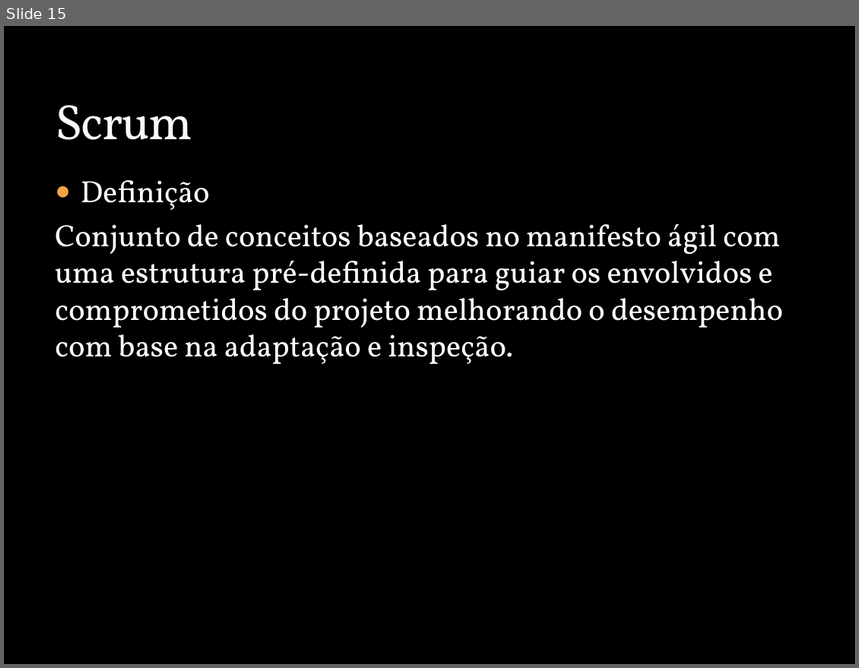
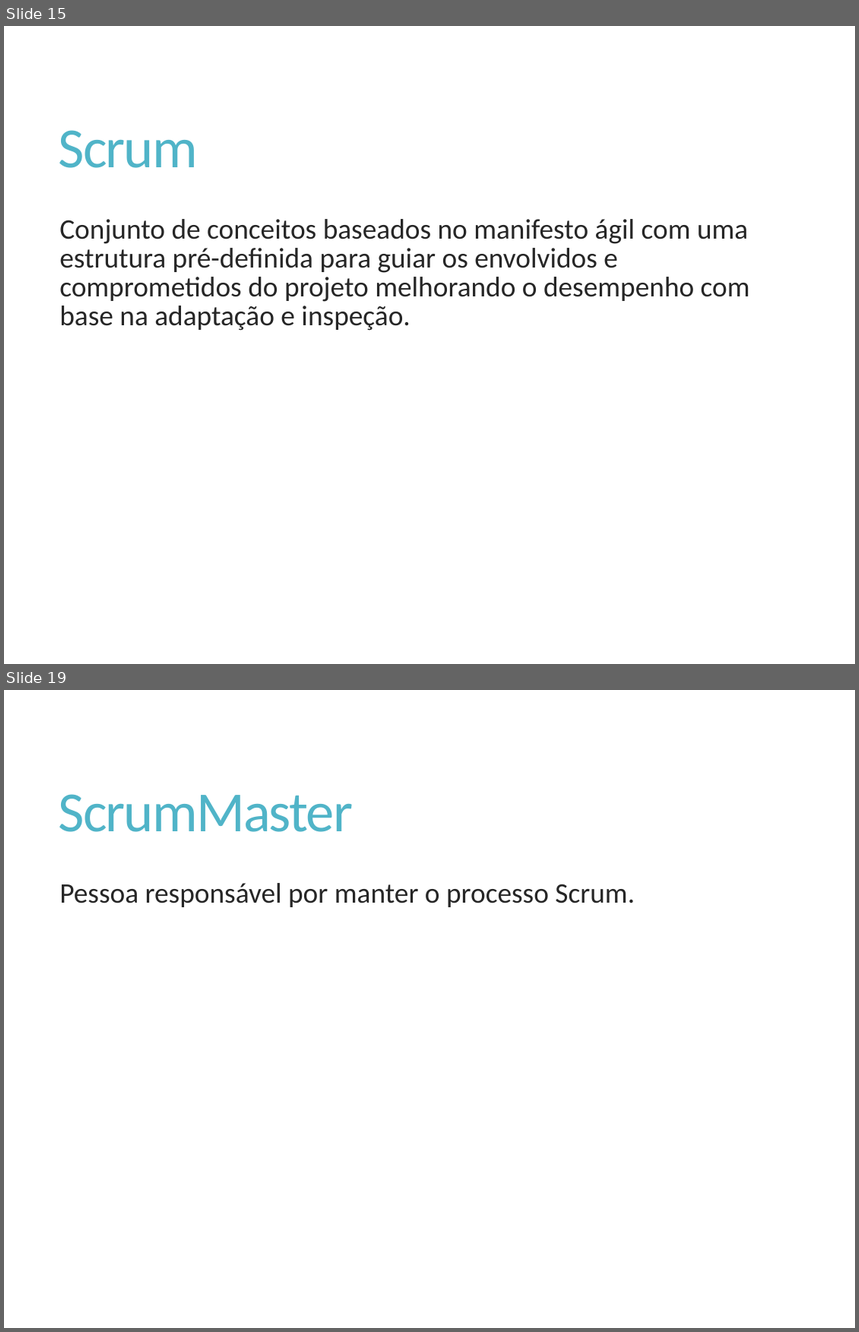
Before and after one commit to Elton-Garbin/TCC-2016, a slide deck: StartIdea/StartIdea.Docs/Apresentacao.pptx. Shown one above the other, each under a label of ours: slide 15 before the commit, slides 15 and 19 after it; the slides between them are not shown. The pictures are 859x668 and 859x1332 pixels, drawn with LibreOffice and Linux fonts; fonts in the diff are those of the drawing; background and template pictures are left out. Boxes give left, top, right and bottom in pixels: in the first picture for what was removed or moved away, otherwise in the second. Text is boxed around its words. In the diff, an @@ line names an element or a change of style, - is before the commit and + after.

Commit message:
Novo layout ppt

```diff
--- a/StartIdea/StartIdea.Docs/Apresentacao.pptx
+++ b/StartIdea/StartIdea.Docs/Apresentacao.pptx
@@ slide 19 added at (4, 690, 855, 1328), background #FFFFFF @@
@@ title added at (59, 794, 354, 832), 48 pt, text #50B4C8 @@
+ScrumMaster
@@ text added at (59, 883, 635, 907), 24 pt, text #262626 @@
+Pessoa responsável por manter o processo Scrum.
@@ slide 15 changed as well @@
@@ background picture (left out) to #FFFFFF @@
@@ title "Scrum": place and size @@
-title "Scrum" at (55, 105, 192, 140)
+title "Scrum" at (59, 130, 198, 168)
@@ title "Scrum" at (59, 130, 198, 168): size 42 to 48 pt, font Vollkorn to Calibri, text colour #F9F9F9 to #50B4C8, letter spacing -1 to -1.2 pt, letter outline #3C4422 0.25 pt to none; line spacing 1 to 0.9; vertical alignment bottom to middle @@
@@ text at (81, 180, 210, 210): paragraph removed @@
-● Definição
@@ text "Conjunto de conceitos baseados no ...": place and size @@
-text "Conjunto de conceitos baseados no ..." at (55, 180, 783, 364)
+text "Conjunto de conceitos baseados no ..." at (59, 219, 750, 331)
@@ text "Conjunto de conceitos baseados no ..." at (59, 219, 750, 331): size 26 to 24 pt, font Vollkorn to Calibri, text colour #FFFFFF to #262626; line spacing 1 to 0.85; more space between paragraphs @@
```
Also in this commit, not shown: 17 other slides changed, 3 other slides added.
